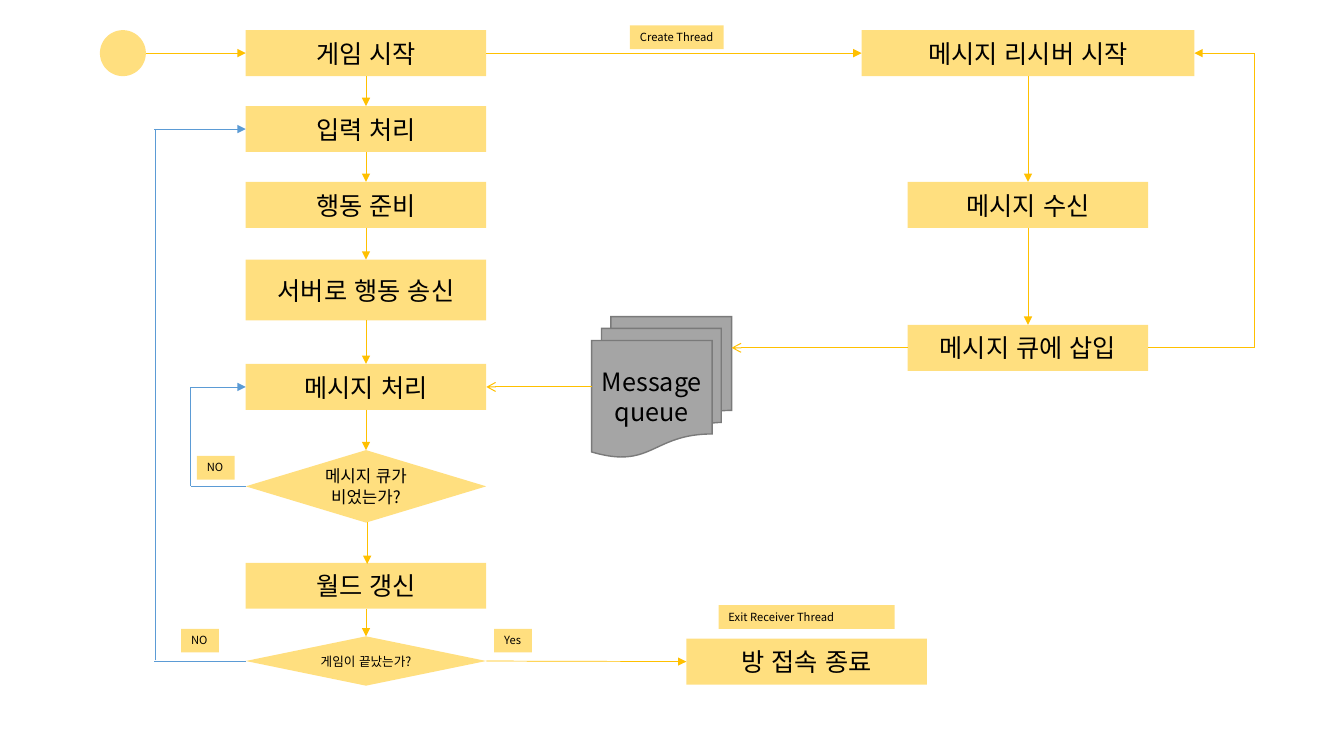
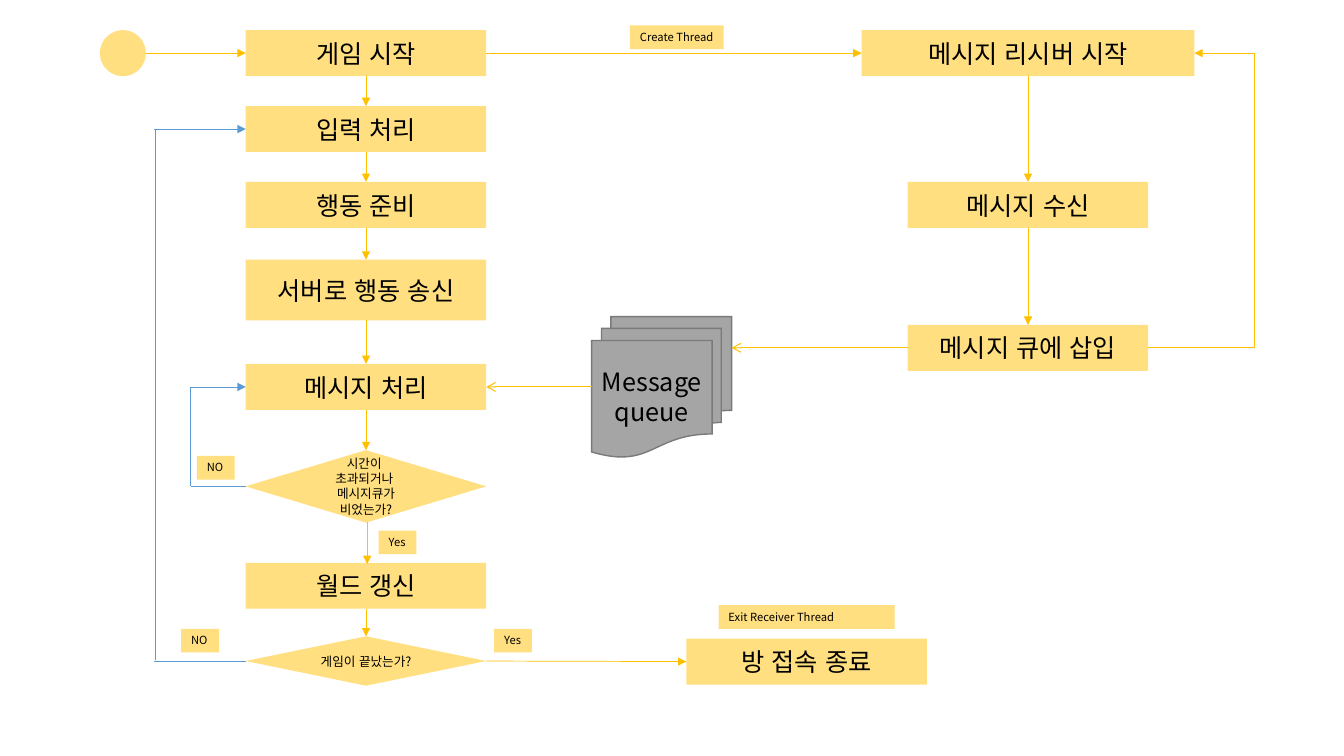
Before and after one commit to Lyricia/2017-Network-Game-Programming, a slide deck: slide 3 of Docs/Network High Level Design.pptx. Drawn at 1344x756 pixels with LibreOffice and Linux fonts; fonts in the diff are those of the drawing. Boxes give left, top, right and bottom in pixels: in the first picture for what was removed or moved away, otherwise in the second. Text is boxed around its words. In the diff, an @@ line names an element or a change of style, - is before the commit and + after.

```diff
--- a/Docs/Network High Level Design.pptx
+++ b/Docs/Network High Level Design.pptx
@@ text in diamond at (x1=335, y1=455, x2=395, y2=517): text changed; size 12 to 9 pt @@
-메시지 큐가 비었는가?
+시간이
+초과되거나
+메시지큐가
+비었는가?
@@ rectangle added at (x1=379, y1=530, x2=416, y2=555), fill #FFC000 at 50% opacity, 8 pt, text #000000 @@
+Yes
```
Also in this commit, not shown: 1 other slide changed, 2 other files.
